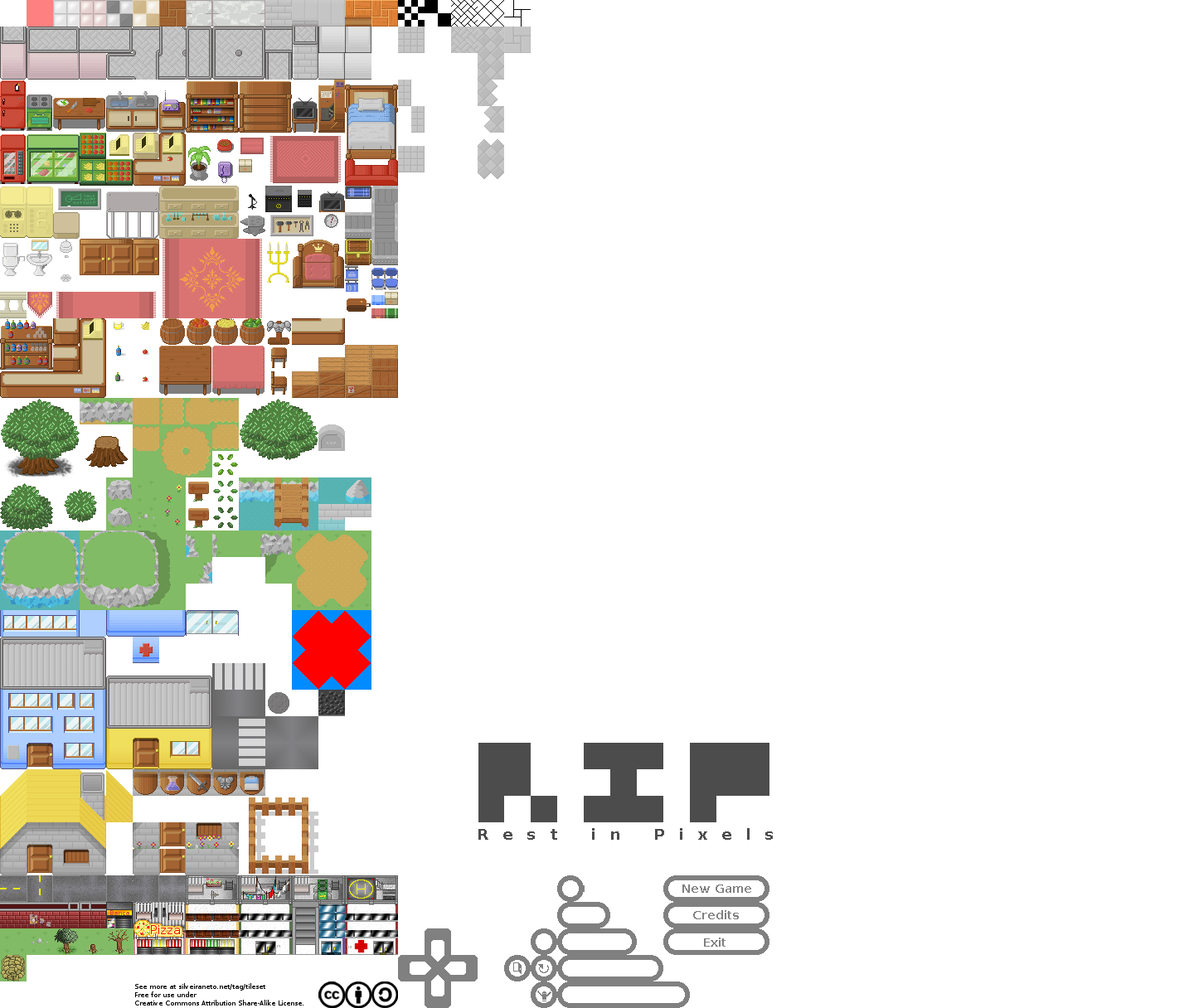
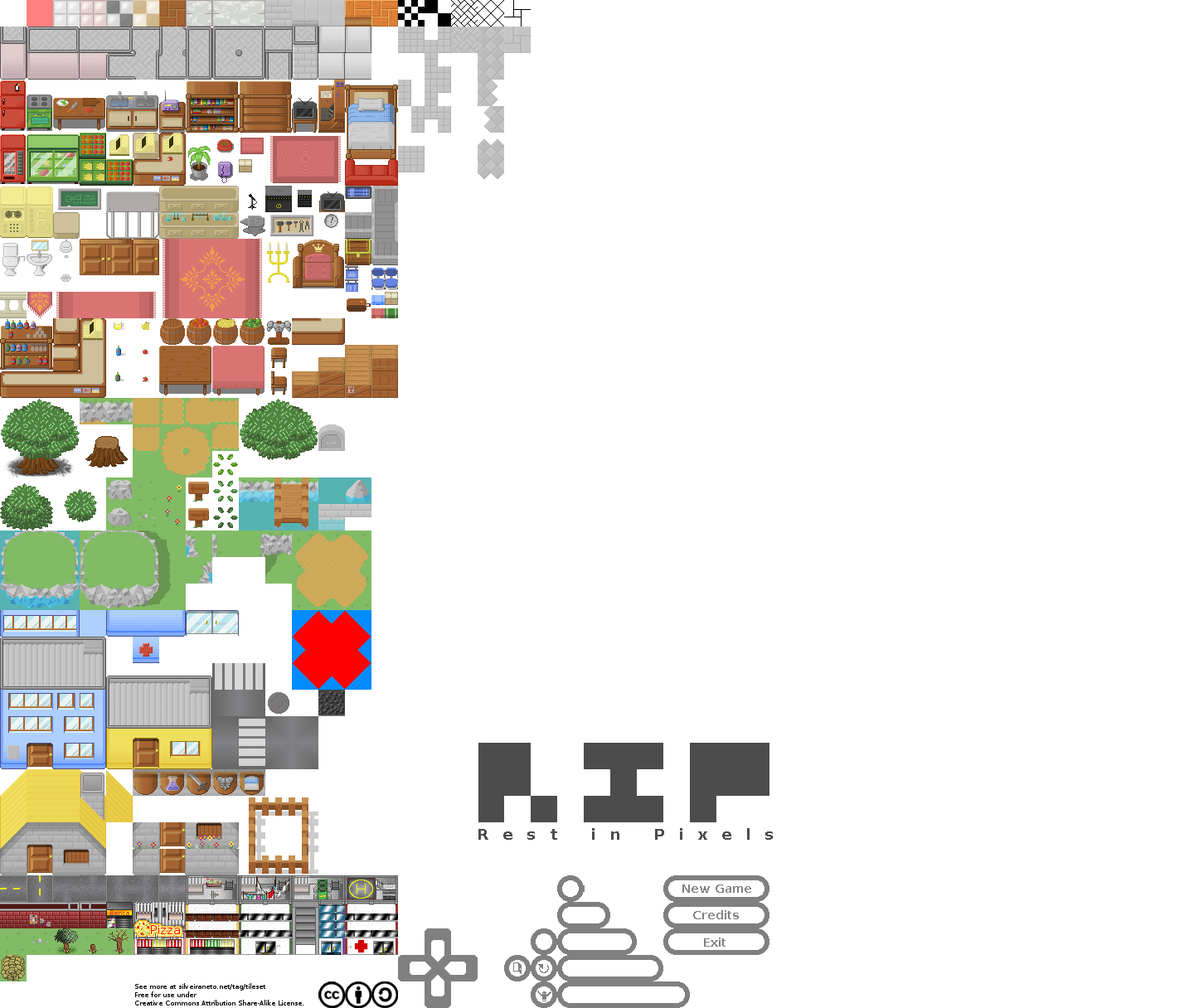
Revision of a layered 1194 x 1008 image; what changed, layer by layer:
painted on "Background" over [left=424, top=26, right=451, bottom=133]
